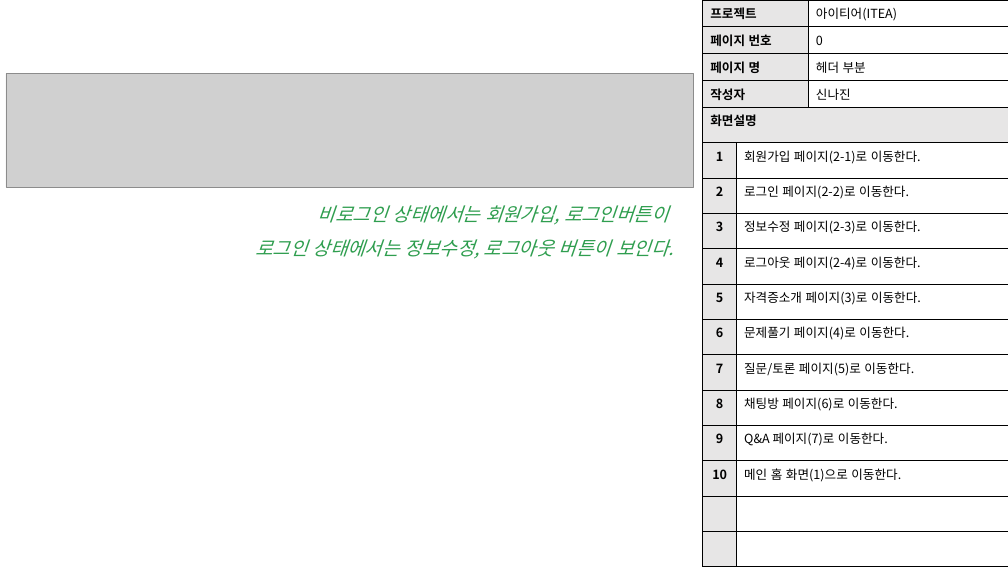
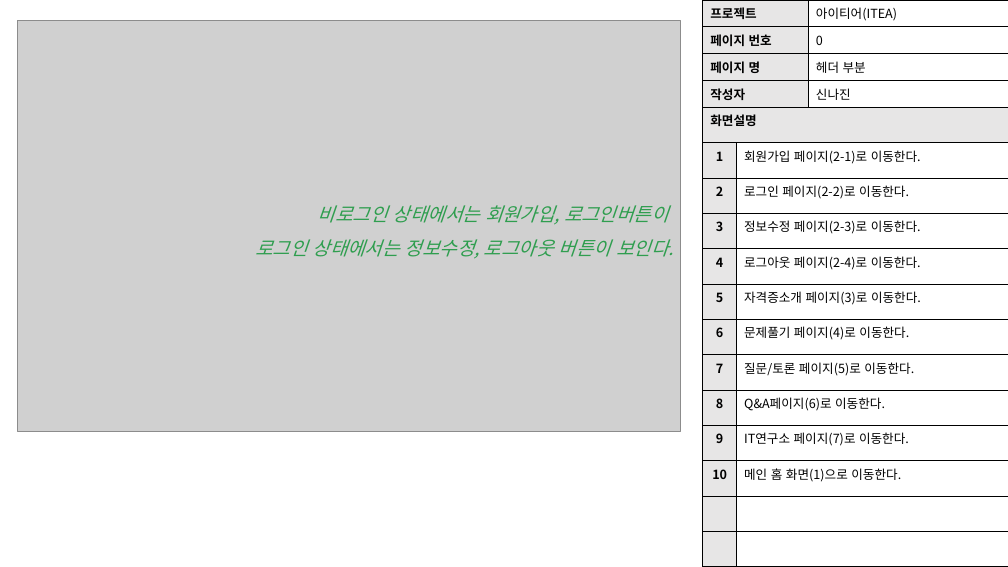
Before and after one commit to skwls2087/itea, a slide deck: slide 5 of 추가자료/스토리보드/스토리보드.pptx. Drawn at 1008x567 pixels with LibreOffice and Linux fonts; fonts in the diff are those of the drawing; grey boxes stand for pictures. Boxes give left, top, right and bottom in pixels: in the first picture for what was removed or moved away, otherwise in the second. Text is boxed around its words. In the diff, an @@ line names an element or a change of style, - is before the commit and + after.

```diff
--- a/추가자료/스토리보드/스토리보드.pptx
+++ b/추가자료/스토리보드/스토리보드.pptx
@@ picture added at (17,20,681,432) @@
@@ picture removed at (6,73,694,187) @@
@@ table at (703,107,1008,567) @@
-row 9, column 2: 채팅방 페이지(6)로 이동한다.
+row 9, column 2: Q&A페이지(6)로 이동한다.
-row 10, column 2: Q&A 페이지(7)로 이동한다.
+row 10, column 2: IT연구소 페이지(7)로 이동한다.
```
Also in this commit, not shown: 5 other slides changed.
